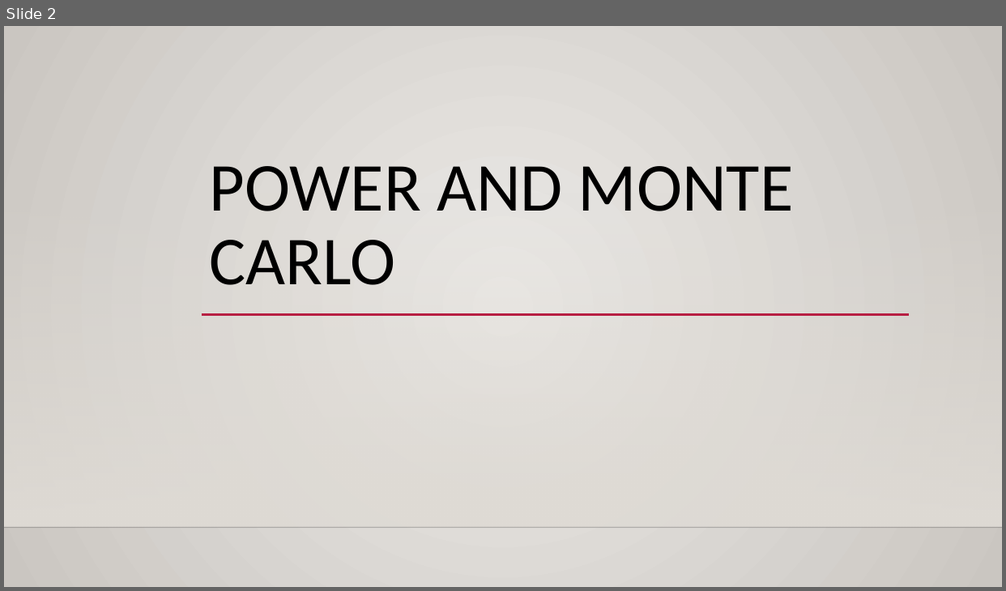
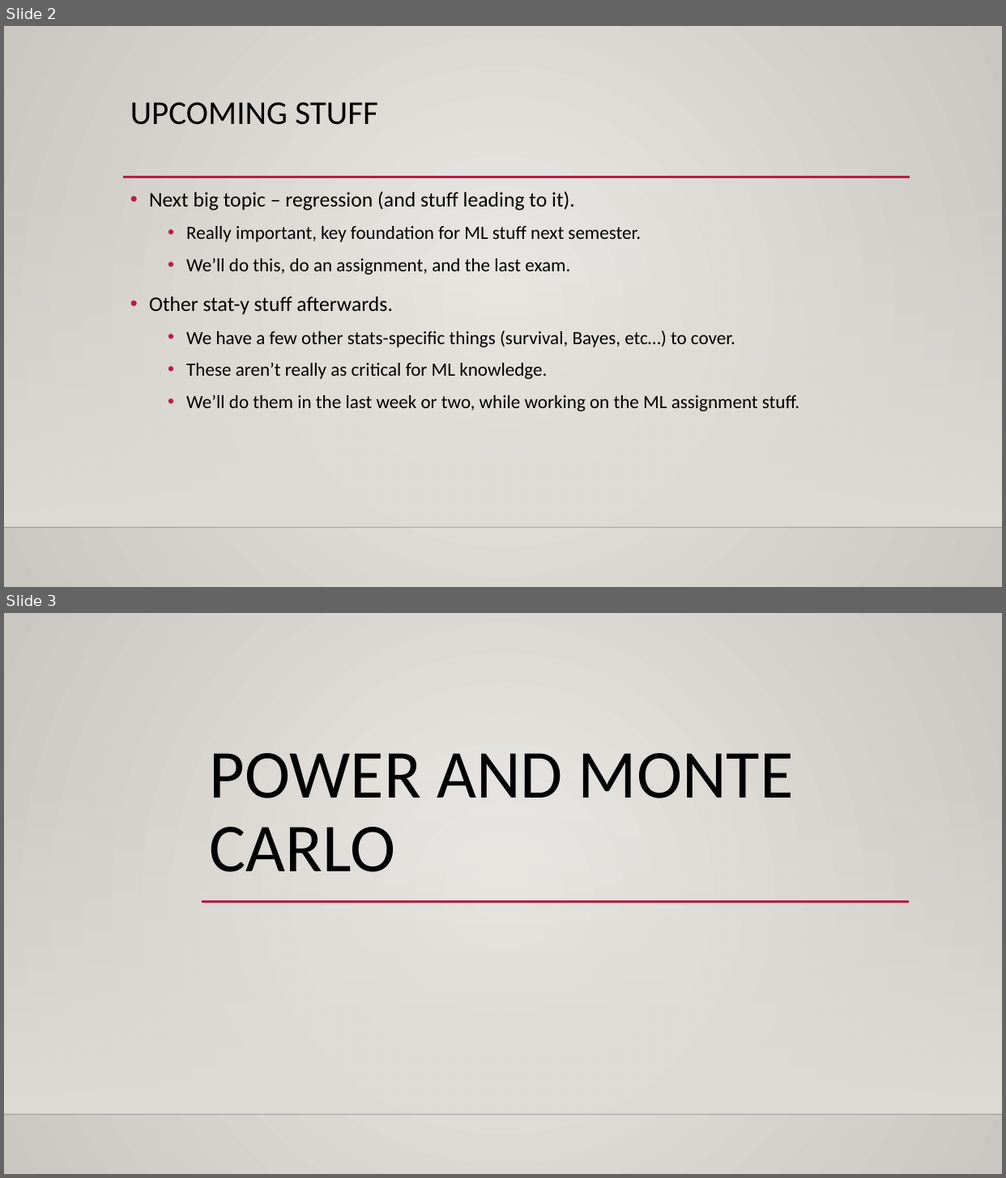
Before and after one commit to AkeemSemperDataScience/Basic_Stats_in_Python_Student_Repository, a slide deck: reference_material/slides/019_hyptest_monte_carlo_power.pptx. Shown one above the other, each under a label of ours: slide 2 before the commit, slides 2 and 3 after it. The pictures are 1006x591 and 1006x1178 pixels, drawn with LibreOffice and Linux fonts; fonts in the diff are those of the drawing; background and template pictures are left out. Boxes give left, top, right and bottom in pixels: in the first picture for what was removed or moved away, otherwise in the second. Text is boxed around its words. In the diff, an @@ line names an element or a change of style, - is before the commit and + after.

```diff
--- a/reference_material/slides/019_hyptest_monte_carlo_power.pptx
+++ b/reference_material/slides/019_hyptest_monte_carlo_power.pptx
@@ slide 2 added at (4, 26, 1002, 587), background gradient #ECEAE7 to #CAC7C1; not listed: 2 template elements that a slide beside it also shows @@
@@ title added at (130, 102, 378, 125), 32 pt, text #000000 @@
+UPCOMING STUFF
@@ line added from (123, 177) to (910, 177), #B71E42 2.5 pt @@
@@ text added at (149, 191, 799, 412), 18 pt, text #000000 @@
+• Next big topic – regression (and stuff leading to it).
+  • Really important, key foundation for ML stuff next semester.
+  • We’ll do this, do an assignment, and the last exam.
+• Other stat-y stuff afterwards.
+  • We have a few other stats-specific things (survival, Bayes, etc…) to cover.
+  • These aren’t really as critical for ML knowledge.
+  • We’ll do them in the last week or two, while working on the ML assignment stuff.
@@ what was slide 2 is now slide 3 @@
```
Also in this commit, not shown: 11 slides changed, 13 other files.
